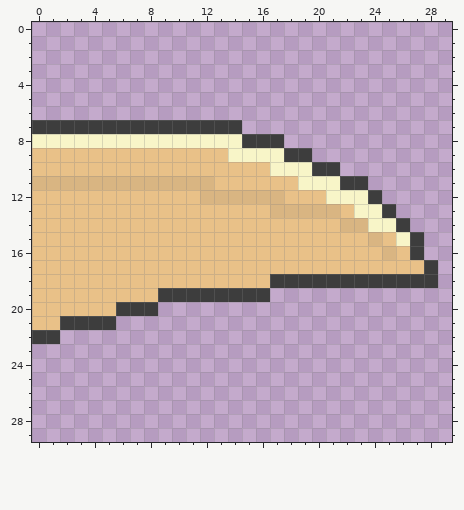
Pixel-art sprite: images/tip_right_1.png. That is the earlier state.
The file is 30x30 pixels.
The result:
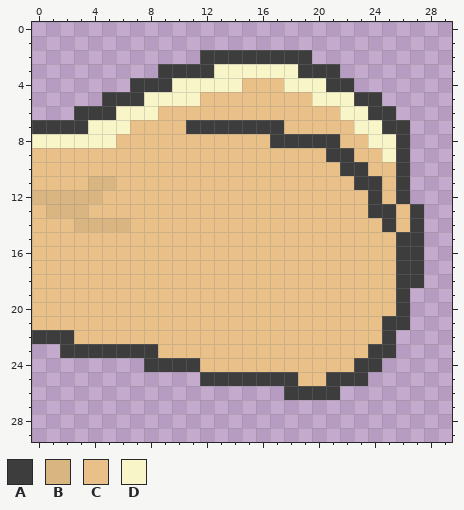
Palette (. is transparent): A #3d3d3d  B #d9b582  C #e9c188  D #f8f5c8
Difference:
y 2: x 12..19 ........ -> AAAAAAAA
y 3: x 9..21 ............. -> AAAADDDDDDAAA
y 4: x 7..22 ................ -> AAADDDDDCCCDDDAA
y 5: x 5..24 .................... -> AAADDDDCCCCCCCCDDDAA
y 6: x 3..25 ....................... -> AAADDDCCCCCCCCCCCCCDDAA
y 7: x 4..10 AAAAAAA -> DDDCCCC; x 15..26 ............ -> AAACCCCCDDAA
y 8: x 6..16 DDDDDDDDDAA -> CCCCCCCCCCC; x 18..26 ......... -> AAAACCDDA
y 9: x 14..26 DDDDAA....... -> CCCCCCCAACCDA
y 10: x 17..26 DDDAA..... -> CCCCCAACCA
y 11: x 0..3 BBBB -> CCCC; x 6..12 BBBBBBB -> CCCCCCC; x 19..22 DDDA -> CCCC; x 24..26 ... -> ACA
y 12: x 0..4 CCCCC -> BBBBB; x 12..17 BBBBBB -> CCCCCC; x 21..23 DDD -> CCC; x 25..26 .. -> CA
y 13: x 1..3 CCC -> BBB; x 17..21 BBBBB -> CCCCC; x 23..24 DD -> CA; x 26..27 .. -> CA
y 14: x 3..6 CCCC -> BBBB; x 22..27 BBDDA. -> CCCACA
y 15: x 24 B -> C; x 26 D -> A
y 16: x 25..26 BC -> CA
y 17: x 26..28 CCA -> AA.
y 18: x 17..25 AAAAAAAAA -> CCCCCCCCC; x 28 A -> .
y 19: x 9..26 AAAAAAAA.......... -> CCCCCCCCCCCCCCCCCA
y 20: x 6..26 AAA.................. -> CCCCCCCCCCCCCCCCCCCCA
y 21: x 2..26 AAAA..................... -> CCCCCCCCCCCCCCCCCCCCCCCAA
y 22: x 2..25 ........................ -> ACCCCCCCCCCCCCCCCCCCCCCA
y 23: x 2..25 ........................ -> AAAAAAACCCCCCCCCCCCCCCAA
y 24: x 8..24 ................. -> AAAACCCCCCCCCCCAA
y 25: x 12..23 ............ -> AAAAAAACCAAA
y 26: x 18..21 .... -> AAAA
